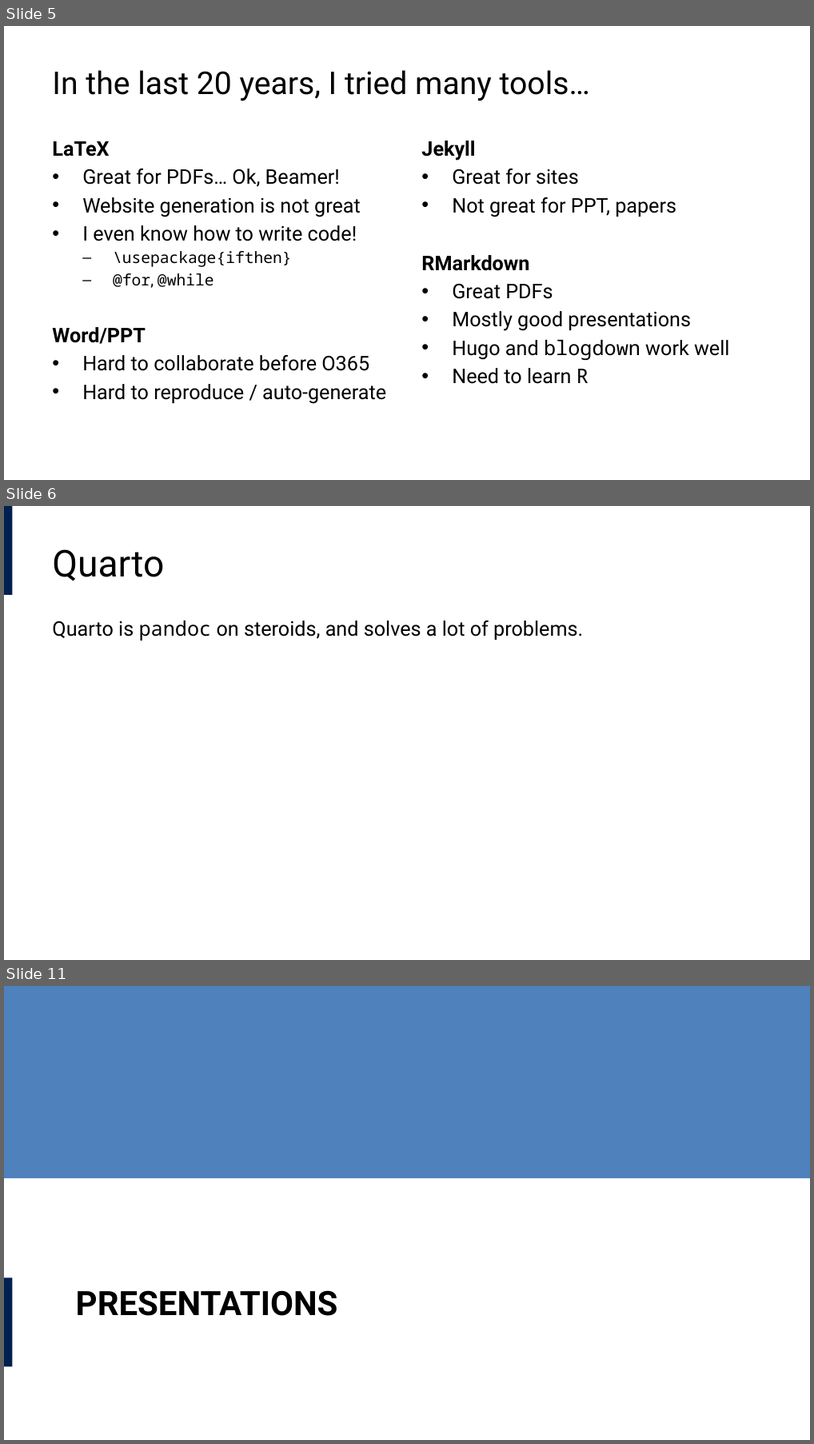
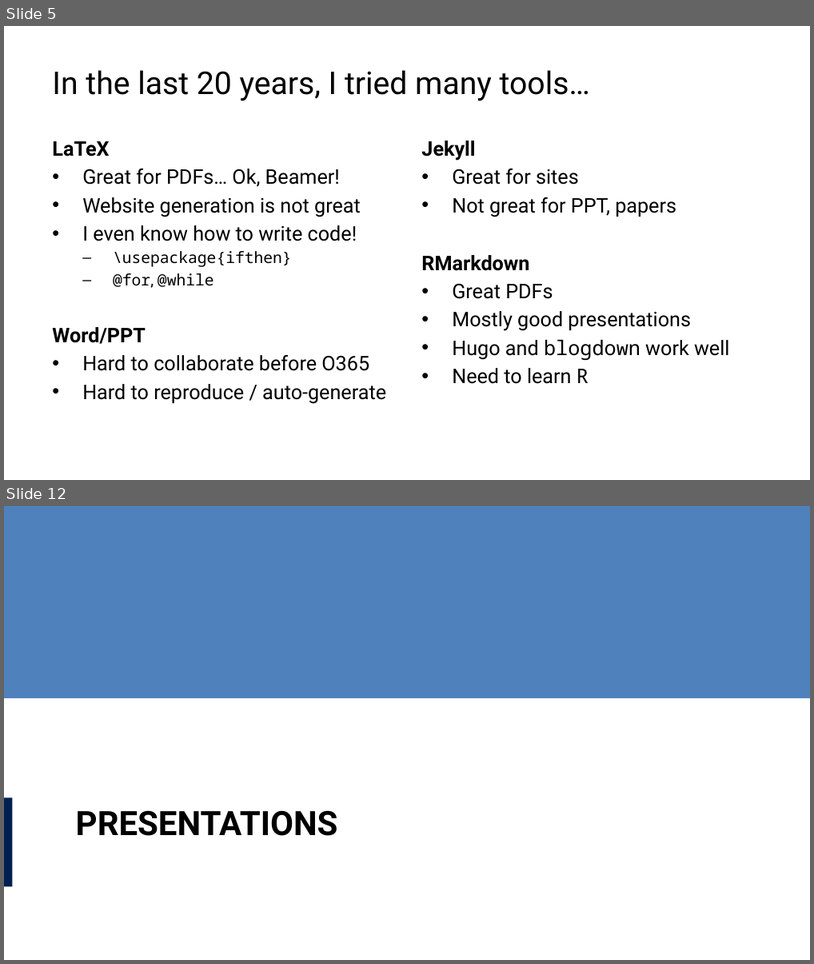
Before and after one commit to lucas-a-meyer/using-quarto, a slide deck: docs/using-quarto-ppt.pptx. Shown one above the other, each under a label of ours: slides 5, 6 and 11 before the commit, slides 5 and 12 after it; the slides between them are not shown. The pictures are 814x1444 and 814x964 pixels, drawn with LibreOffice and Linux fonts; fonts in the diff are those of the drawing. Boxes give left, top, right and bottom in pixels: in the first picture for what was removed or moved away, otherwise in the second. Text is boxed around its words. In the diff, an @@ line names an element or a change of style, - is before the commit and + after.

Commit message:
First version of 'Why Quarto' section

```diff
--- a/docs/using-quarto-ppt.pptx
+++ b/docs/using-quarto-ppt.pptx
@@ slide 6 removed at [4, 506, 810, 960], background #FFFFFF @@
@@ rectangle removed at [4, 506, 12, 595] @@
@@ title removed at [52, 549, 164, 581] @@
-Quarto
@@ text removed at [52, 620, 583, 640] @@
-Quarto is pandoc on steroids, and solves a lot of problems.
@@ what was slide 11 is now slide 12 @@
```
Also in this commit, not shown: 3 slides changed, 9 slides added, 3 other slides removed, 14 other files.
